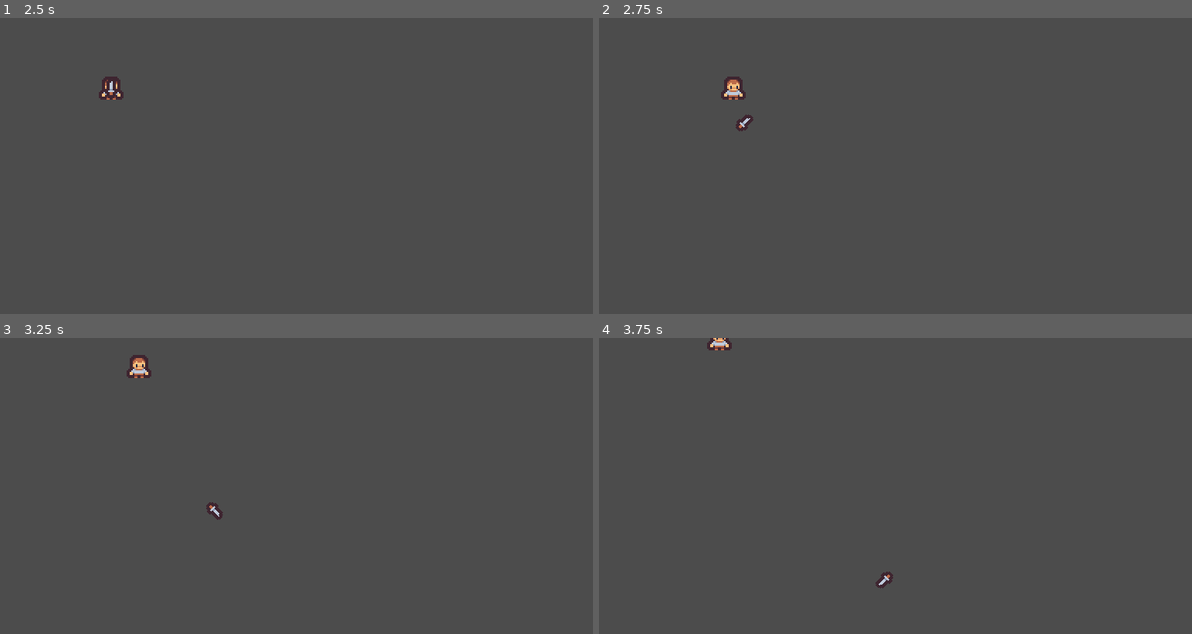
Above: before the commit, frames 1-4 (two rows, left to right).
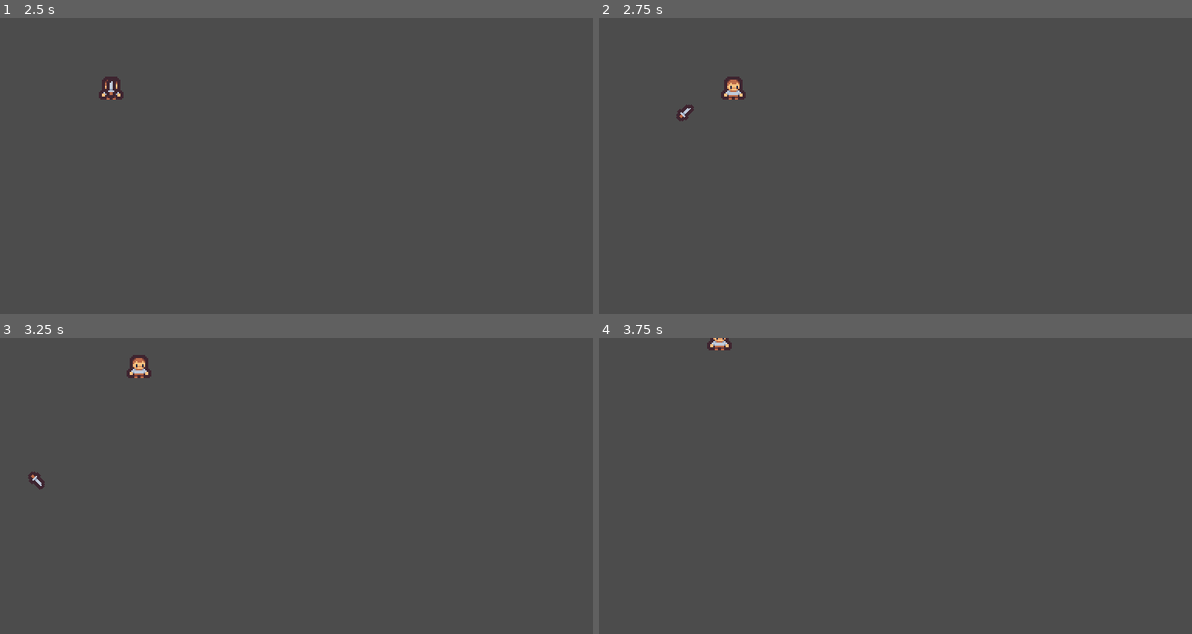
Above: after the commit, the same moments.

Repository: Bandeiraa/vampire_survivors_clone
Game: Godot game, scene res://scenes/character/human.tscn
Two runs of this game, one before a commit and one after it. Both use one fixed random seed, a clock stepped at 60 frames per second and the inputs below. The project has no main scene, so this scene is started directly.
Inputs:
- Up to frame 1 (2.5 s): tap Enter at 0.5 s; hold Right (ui_right) 0.53-1.28 s; hold Down (ui_down) 1.28-2.03 s; hold Right (ui_right) from 2.03 s (still down)
- Up to frame 2 (2.75 s): keep holding Right (ui_right)
- Up to frame 3 (3.25 s): release Right (ui_right) at 2.78 s; hold Up (ui_up) from 2.78 s (still down)
- Up to frame 4 (3.75 s): release Up (ui_up) at 3.53 s; hold Left (ui_left) from 3.53 s (still down)

Frame 1 is identical in both runs. In frame 2, 0.2% of the frame differs, in the area x 13-27%, y 29-39%; in frame 3, 0.2%, in the area x 4-38%, y 45-62%; in frame 4, 0.1%.

Commit message:
dagger spell level dict

Diff:
--- a/scripts/spell/dagger/dagger.gd
+++ b/scripts/spell/dagger/dagger.gd
@@ -8,12 +8,19 @@
 
 var direction: Vector2
 
+var direction_list: Array = [
+	Vector2.LEFT,
+	Vector2.RIGHT,
+	Vector2.UP,
+	Vector2.DOWN,
+	Vector2.ONE,
+	Vector2(-1, 1),
+	Vector2(1, -1)
+]
+
 func _ready() -> void:
 	randomize()
-	direction = Vector2(
-		sign(rand_range(-1, 1)),
-		sign(rand_range(1, -1))
-	)
+	direction = direction_list[randi() % direction_list.size()].normalized()
 
 
 func _physics_process(delta: float) -> void:
--- a/scripts/spell/dagger/dagger_manager.gd
+++ b/scripts/spell/dagger/dagger_manager.gd
@@ -15,6 +15,56 @@
 		],
 		"move_speed": 90,
 		"spawn_cooldown": 2.5
+	},
+
+	2: {
+		"spawn_amount": 1,
+		"damage": [
+			5,
+			10
+		],
+		"move_speed": 90,
+		"spawn_cooldown": 2.2
+	},
+
+	3: {
+		"spawn_amount": 2,
+		"damage": [
+			5,
+			10
+		],
+		"move_speed": 90,
+		"spawn_cooldown": 2.2
+	},
+
+	4: {
+		"spawn_amount": 2,
+		"damage": [
+			8,
+			13
+		],
+		"move_speed": 90,
+		"spawn_cooldown": 2.2
+	},
+
+	5: {
+		"spawn_amount": 2,
+		"damage": [
+			8,
+			13
+		],
+		"move_speed": 120,
+		"spawn_cooldown": 2.2
+	},
+
+	6: {
+		"spawn_amount": 3,
+		"damage": [
+			5,
+			10
+		],
+		"move_speed": 120,
+		"spawn_cooldown": 2.2
 	}
 }
 
